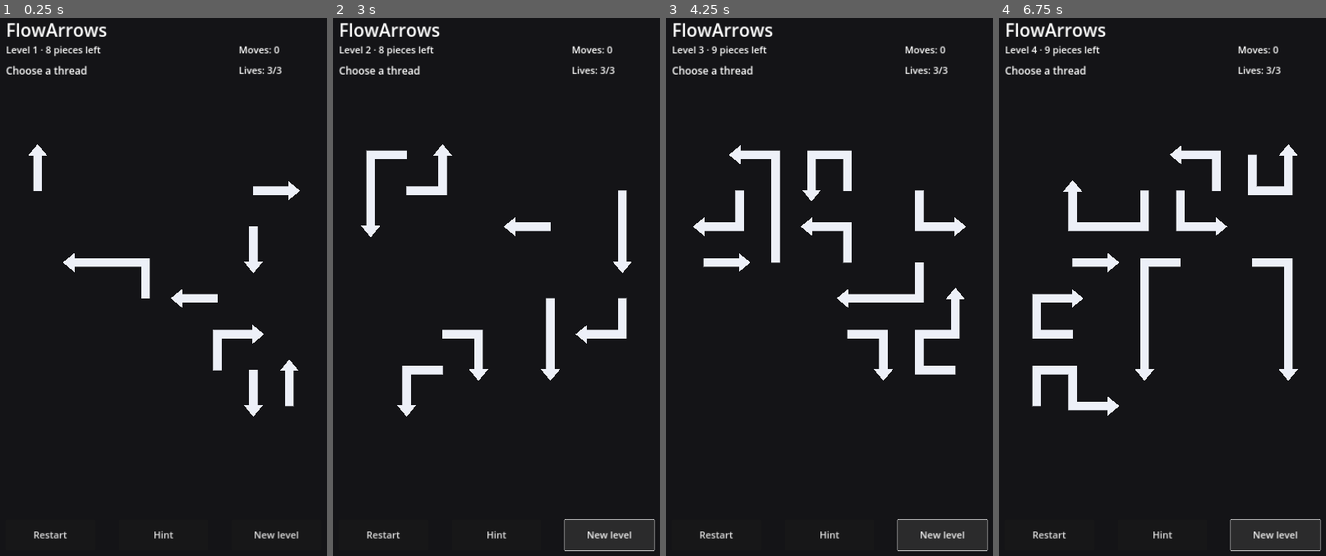
Above: before the commit, frames 1-4 (left to right).
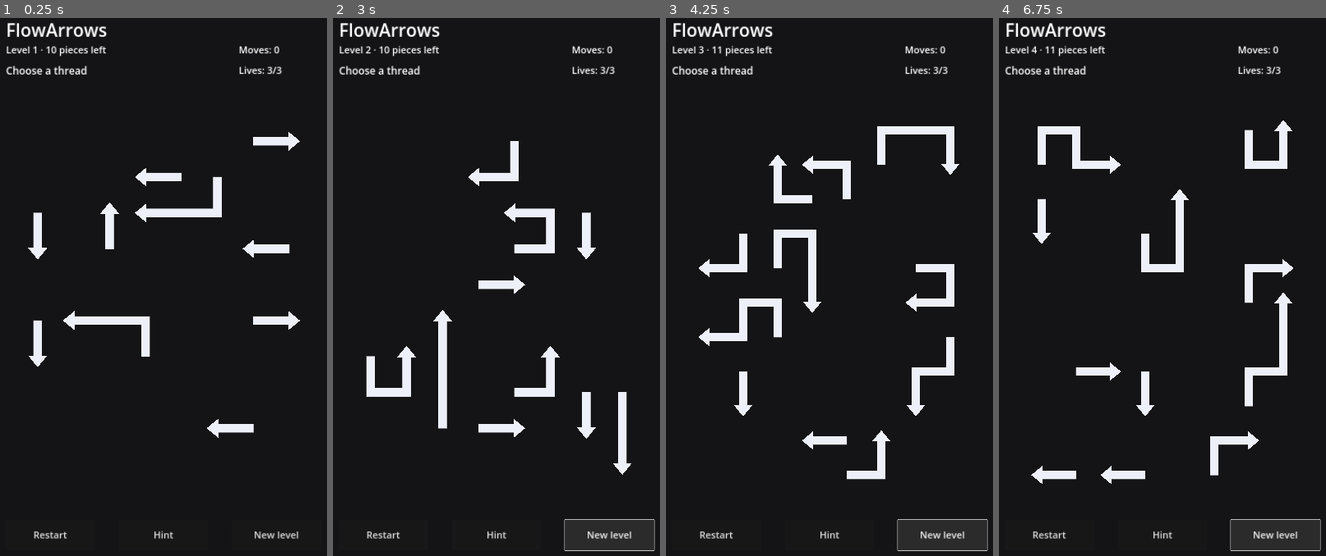
Above: after the commit, the same moments.

Repository: AiRigaLabs01/FlowArrows
Game: Godot game, scene res://src/game/main.tscn
The game is run twice, just before and just after one commit, with the same random seed, the same clock (stepped at 60 frames per second) and the same inputs.
Inputs:
- Up to frame 1 (0.25 s): no input
- Up to frame 2 (3 s): click "Restart" at 0.5 s; click "Restart" at 1.25 s; click "Restart" at 2 s; click "New level" at 2.75 s
- Up to frame 3 (4.25 s): click "New level" at 3.5 s
- Up to frame 4 (6.75 s): click "Hint" at 4.25 s; click "Hint" at 5 s; click "Hint" at 5.75 s; click "New level" at 6.5 s

The runs differ from the first frame. In frame 1, 5.8% of the frame differs, in the area x 8-92%, y 5-79%; in frame 2, 7.0%; in frame 3, 8.3%; in frame 4, 8.8%, in the area x 9-92%, y 5-87%.

Commit message:
Add adaptive rectangular level layouts

Diff:
--- a/src/game/main.gd
+++ b/src/game/main.gd
@@ -5,10 +5,12 @@
 const FlowGenerator = preload("res://src/core/generator.gd")
 const PieceView = preload("res://src/game/piece_view.gd")
 
-const CELL_SIZE := 105.0
-const BOARD_ORIGIN := Vector2(120, 420)
-const START_PIECES := 8
-const START_BOARD_SIZE := Vector2i(8, 8)
+const MAX_CELL_SIZE := 105.0
+const MIN_CELL_SIZE := 58.0
+const BOARD_AREA_POSITION := Vector2(70, 350)
+const BOARD_AREA_SIZE := Vector2(940, 1110)
+const START_PIECES := 10
+const MAX_PIECES := 16
 const MAX_LIVES := 3
 
 var board
@@ -29,6 +31,8 @@
 var lives: int = MAX_LIVES
 var input_locked: bool = false
 var game_over: bool = false
+var current_cell_size: float = MAX_CELL_SIZE
+var current_board_origin: Vector2 = BOARD_AREA_POSITION
 
 func _ready() -> void:
 	_build_ui()
@@ -97,12 +101,34 @@
 	lives = MAX_LIVES
 	failed_piece_ids.clear()
 	hint_label.text = ""
-	var piece_count: int = mini(START_PIECES + int((level_number - 1) / 2), 12)
-	var generated: Dictionary = generator.generate_chain(piece_count, START_BOARD_SIZE, level_number)
+	var piece_count: int = mini(START_PIECES + int((level_number - 1) / 2), MAX_PIECES)
+	var board_size: Vector2i = _board_size_for_level(level_number)
+	var generated: Dictionary = generator.generate_chain(piece_count, board_size, level_number)
 	board = generated["board"]
 	initial_board = board.copy()
+	_update_board_layout()
 	_render_board()
 	_update_status()
+
+func _board_size_for_level(level: int) -> Vector2i:
+	if level <= 2:
+		return Vector2i(8, 10)
+	if level <= 4:
+		return Vector2i(8, 11)
+	if level <= 7:
+		return Vector2i(9, 12)
+	if level <= 11:
+		return Vector2i(10, 13)
+	if level <= 16:
+		return Vector2i(10, 14)
+	return Vector2i(11, 15)
+
+func _update_board_layout() -> void:
+	var by_width: float = BOARD_AREA_SIZE.x / float(board.width)
+	var by_height: float = BOARD_AREA_SIZE.y / float(board.height)
+	current_cell_size = clampf(minf(by_width, by_height), MIN_CELL_SIZE, MAX_CELL_SIZE)
+	var board_pixel_size := Vector2(float(board.width), float(board.height)) * current_cell_size
+	current_board_origin = BOARD_AREA_POSITION + (BOARD_AREA_SIZE - board_pixel_size) * 0.5
 
 func _restart_level() -> void:
 	if input_locked:
@@ -113,6 +139,7 @@
 	game_over = false
 	failed_piece_ids.clear()
 	hint_label.text = ""
+	_update_board_layout()
 	_render_board()
 	_update_status()
 
@@ -132,8 +159,8 @@
 		var piece = board.pieces[piece_id]
 		var view = PieceView.new()
 		view.set_meta("piece_id", piece_id)
-		view.position = BOARD_ORIGIN + Vector2(piece.cells[0]) * CELL_SIZE
-		view.setup(piece_id, piece.cells, piece.direction, CELL_SIZE)
+		view.position = current_board_origin + Vector2(piece.cells[0]) * current_cell_size
+		view.setup(piece_id, piece.cells, piece.direction, current_cell_size)
 		view.set_failed(failed_piece_ids.has(piece_id))
 		view.set_enabled(not input_locked and not game_over)
 		view.pressed.connect(_on_piece_pressed)
@@ -154,7 +181,7 @@
 		return
 	input_locked = true
 	_set_piece_input_enabled(false)
-	var duration: float = maxf(0.28, float(steps) * 0.085)
+	var duration: float = maxf(0.32, float(steps) * 0.09)
 	var tween: Tween = create_tween()
 	tween.set_trans(Tween.TRANS_SINE).set_ease(Tween.EASE_IN_OUT)
 	tween.tween_property(view, "exit_progress", float(steps), duration)
@@ -172,7 +199,7 @@
 	_set_piece_input_enabled(false)
 	var tween: Tween = create_tween()
 	tween.set_trans(Tween.TRANS_QUAD)
-	tween.tween_property(view, "impact_offset", CELL_SIZE * 0.18, 0.10).set_ease(Tween.EASE_OUT)
+	tween.tween_property(view, "impact_offset", current_cell_size * 0.18, 0.10).set_ease(Tween.EASE_OUT)
 	tween.tween_property(view, "impact_offset", 0.0, 0.16).set_ease(Tween.EASE_IN)
 	tween.tween_callback(_finish_failed_animation.bind(view))
 
